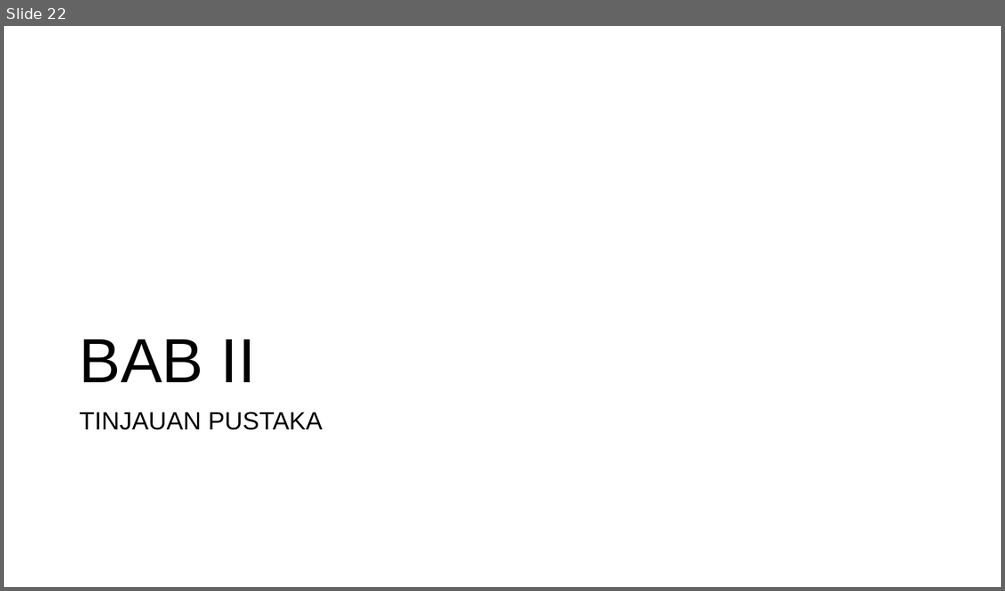
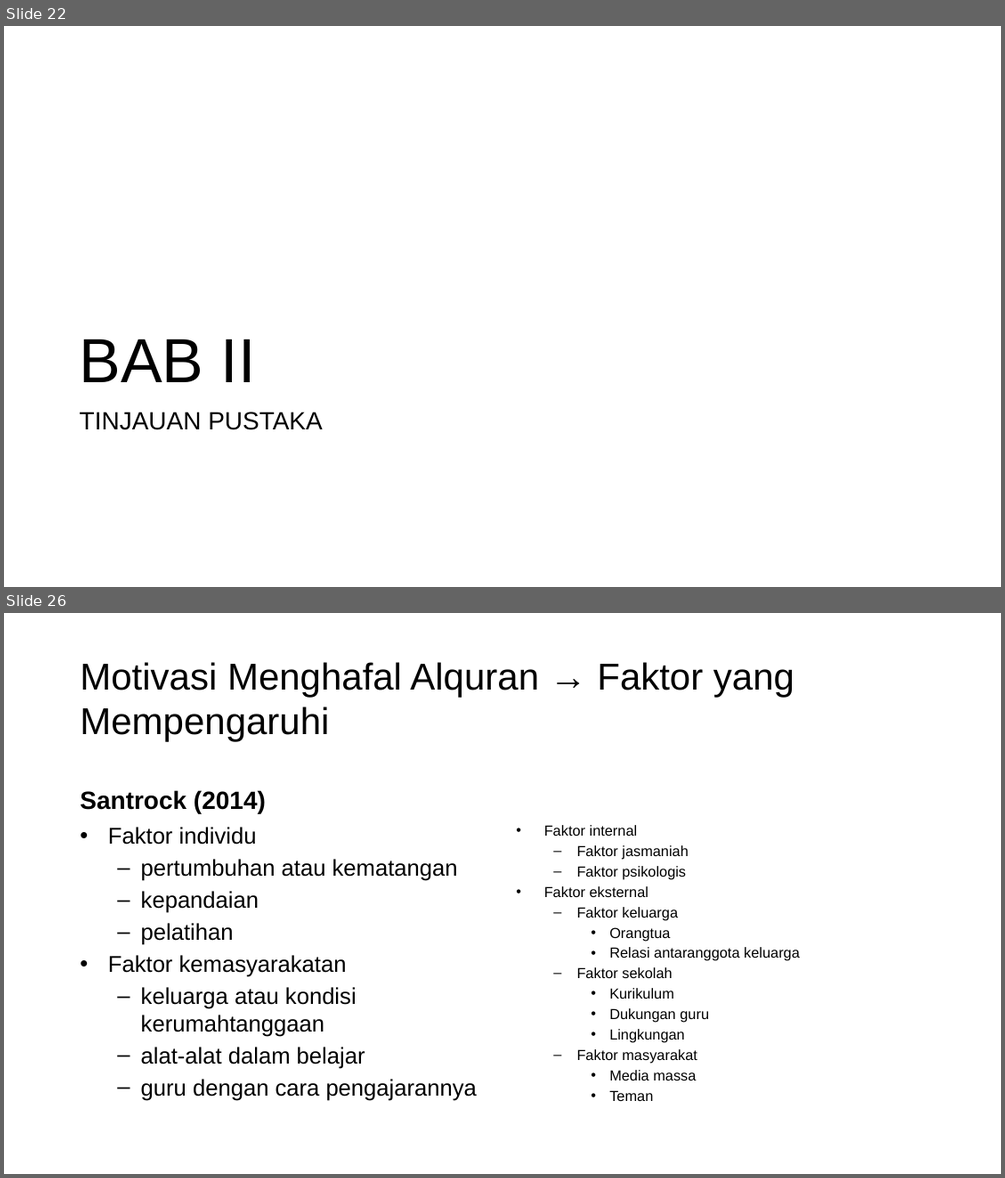
Before and after one commit to mzaini30/skripsi, a slide deck: seminar proposal.pptx. Shown one above the other, each under a label of ours: slide 22 before the commit, slides 22 and 26 after it; the slides between them are not shown. The pictures are 1005x591 and 1005x1178 pixels, drawn with LibreOffice and Linux fonts; fonts in the diff are those of the drawing; background and template pictures are left out. Boxes give left, top, right and bottom in pixels: in the first picture for what was removed or moved away, otherwise in the second. Text is boxed around its words. In the diff, an @@ line names an element or a change of style, - is before the commit and + after.

```diff
--- a/seminar proposal.pptx
+++ b/seminar proposal.pptx
@@ slide 26 added at <box>4,613,1001,1174</box>, background picture (left out) @@
@@ title added at <box>80,662,794,741</box>, 36 pt, text #000000 @@
+Motivasi Menghafal Alquran → Faktor yang Mempengaruhi
@@ text added at <box>80,790,266,813</box>, 24 pt, text #000000, bold @@
+Santrock (2014)
@@ text added at <box>544,825,800,1101</box>, 14 pt, text #000000 @@
+• Faktor internal
+  – Faktor jasmaniah
+  – Faktor psikologis
+• Faktor eksternal
+  – Faktor keluarga
+    • Orangtua
+    • Relasi antaranggota keluarga
+  – Faktor sekolah
+    • Kurikulum
+    • Dukungan guru
+    • Lingkungan
+  – Faktor masyarakat
+    • Media massa
+    • Teman
@@ text added at <box>108,827,477,1101</box>, 22 pt, text #000000 @@
+• Faktor individu
+  – pertumbuhan atau kematangan
+  – kepandaian
+  – pelatihan
+• Faktor kemasyarakatan
+  – keluarga atau kondisi kerumahtanggaan
+  – alat-alat dalam belajar
+  – guru dengan cara pengajarannya
```
Also in this commit, not shown: 3 slides changed, 5 other slides added.
